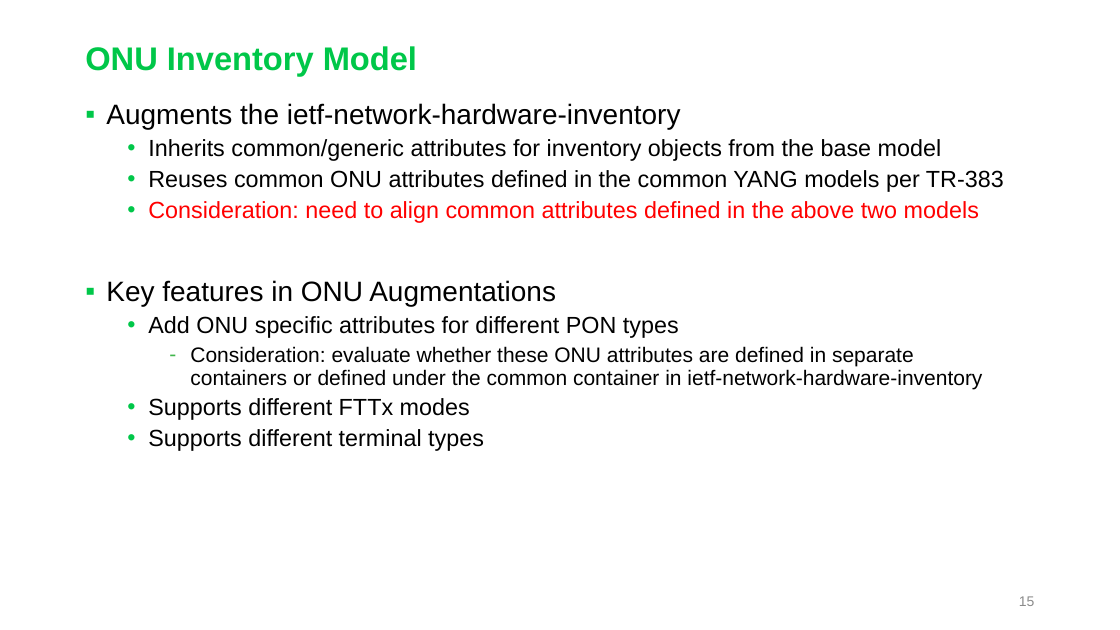
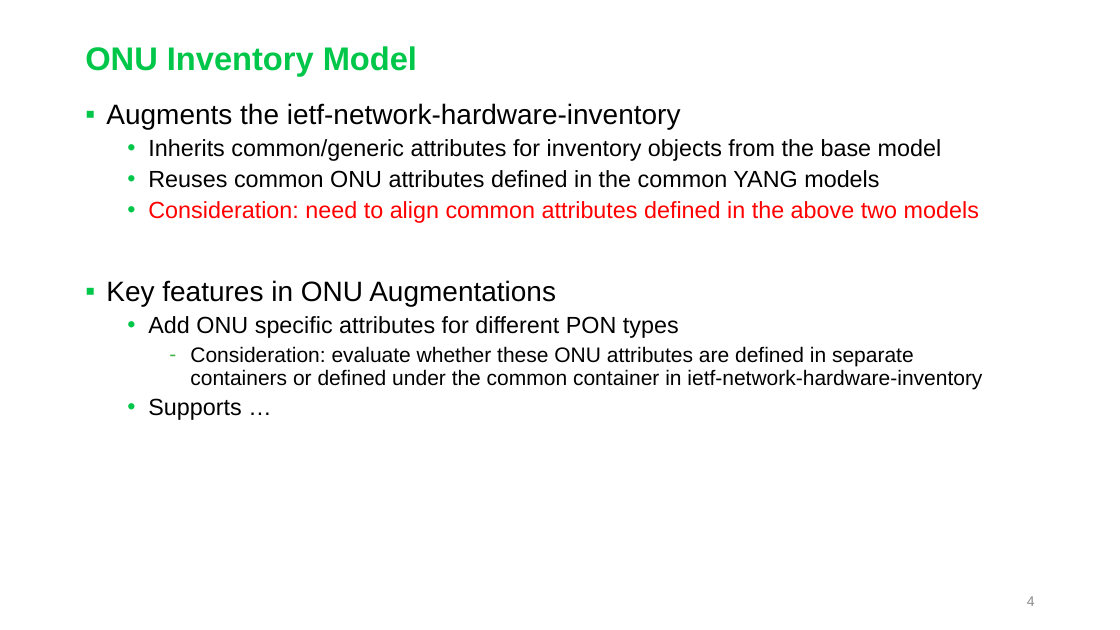
Before and after one commit to aguoietf/Public_material_for_standards, a slide deck: slide 4 of CONTRIB-xxxx-huawei-01 - NBI Design - inventory-topo.pptx (slide 15 before the commit). Drawn at 1120x630 pixels with LibreOffice and Linux fonts; fonts in the diff are those of the drawing. Boxes give left, top, right and bottom in pixels: in the first picture for what was removed or moved away, otherwise in the second. Text is boxed around its words. In the diff, an @@ line names an element or a change of style, - is before the commit and + after.

```diff
--- a/CONTRIB-xxxx-huawei-01 - NBI Design - inventory-topo.pptx
+++ b/CONTRIB-xxxx-huawei-01 - NBI Design - inventory-topo.pptx
@@ text at (x1=148, y1=170, x2=879, y2=188): text changed @@
-  • Reuses common ONU attributes defined in the common YANG models per TR-383
+  • Reuses common ONU attributes defined in the common YANG models
@@ text at (x1=148, y1=398, x2=241, y2=420): text changed @@
-  • Supports different FTTx modes
-  • Supports different terminal types
+  • Supports …
@@ page number at (x1=1027, y1=596, x2=1035, y2=606): text changed @@
-15
+4
```
Also in this commit, not shown: 8 other slides changed, 12 slides removed, 2 other files.
